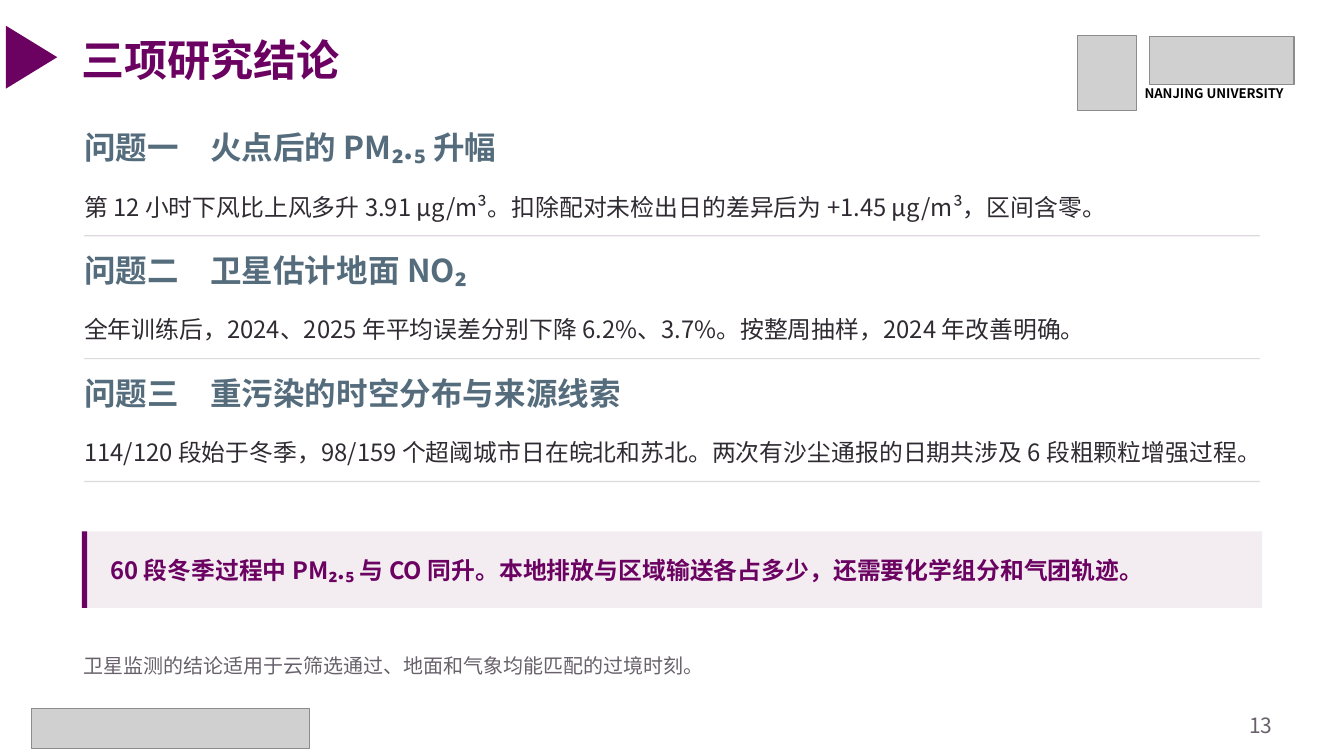
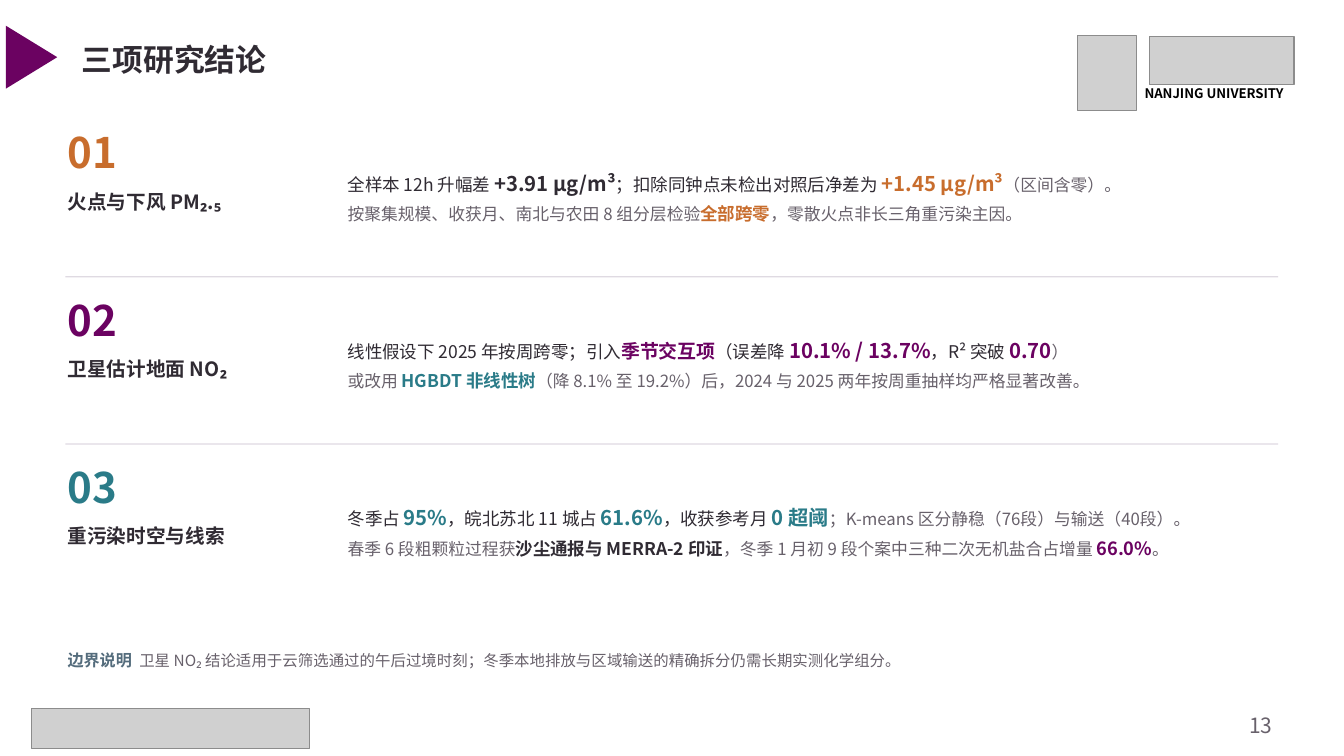
Before and after one commit to gxm-nju/china-air-pollution, a slide deck: slide 13 of docs/课堂展示.pptx. Drawn at 1344x756 pixels with LibreOffice and Linux fonts; fonts in the diff are those of the drawing; grey boxes stand for pictures. Boxes give left, top, right and bottom in pixels: in the first picture for what was removed or moved away, otherwise in the second. Text is boxed around its words. In the diff, an @@ line names an element or a change of style, - is before the commit and + after.

Commit message:
更新14页课堂汇报PPT、最终版研究报告、补充对照实验与三年核心图表

```diff
--- a/docs/课堂展示.pptx
+++ b/docs/课堂展示.pptx
@@ text "三项研究结论" at [82,44,266,74]: size 30.8 to 22 pt, text colour #6B0261 to #302B33 @@
@@ text added at [68,136,118,169], 30 pt, text #C86D2D, bold @@
+01
@@ text removed at [84,132,496,164] @@
-问题一 火点后的 PM₂.₅ 升幅
@@ text added at [348,173,1121,222], 12 pt, text #68616B @@
+全样本 12h 升幅差 +3.91 µg/m³；扣除同钟点未检出对照后净差为 +1.45 µg/m³（区间含零）。
+按聚集规模、收获月、南北与农田 8 组分层检验全部跨零，零散火点非长三角重污染主因。
@@ text added at [68,192,221,212], 14 pt, text #302B33, bold @@
+火点与下风 PM₂.₅
@@ text removed at [84,195,1106,222] @@
-第 12 小时下风比上风多升 3.91 µg/m³。扣除配对未检出日的差异后为 +1.45 µg/m³，区间含零。
@@ rectangle at [66,276,1278,277]: fill #DED8DF to #DFDAE2 @@
@@ rectangle: place and size @@
-rectangle at [84,235,1260,236]
+rectangle at [66,276,1278,277]
@@ text added at [68,304,118,337], 30 pt, text #6B0261, bold @@
+02
@@ text removed at [84,318,1085,340] @@
-全年训练后，2024、2025 年平均误差分别下降 6.2%、3.7%。按整周抽样，2024 年改善明确。
@@ text "卫星估计地面 NO₂" at [68,359,227,379]: vertical alignment middle to top @@
@@ text at [68,359,227,379]: text changed; size 22.5 to 14 pt; text colour #546C7C to #302B33 @@
-问题二 卫星估计地面 NO₂
+卫星估计地面 NO₂
@@ rectangle removed at [84,358,1260,359] @@
@@ text added at [348,342,1090,389], 12 pt, text #68616B @@
+线性假设下 2025 年按周跨零；引入季节交互项（误差降 10.1% / 13.7%，R² 突破 0.70）
+或改用 HGBDT 非线性树（降 8.1% 至 19.2%）后，2024 与 2025 两年按周重抽样均严格显著改善。
@@ rectangle: place and size @@
-rectangle at [84,481,1260,482]
+rectangle at [66,444,1278,445]
@@ rectangle at [66,444,1278,445]: fill #DED8DF to #DFDAE2 @@
@@ text removed at [84,441,1261,466] @@
-114/120 段始于冬季，98/159 个超阈城市日在皖北和苏北。两次有沙尘通报的日期共涉及 6 段粗颗粒增强过程。
@@ text added at [68,471,118,504], 30 pt, text #2A7B88, bold @@
+03
@@ text added at [348,508,1190,557], 12 pt, text #68616B @@
+冬季占 95%，皖北苏北 11 城占 61.6%，收获参考月 0 超阈；K-means 区分静稳（76段）与输送（40段）。
+春季 6 段粗颗粒过程获沙尘通报与 MERRA-2 印证，冬季 1 月初 9 段个案中三种二次无机盐合占增量 66.0%。
@@ text "重污染时空与线索" at [68,526,225,545]: vertical alignment middle to top @@
@@ text at [68,526,225,545]: text changed; size 22.5 to 14 pt; text colour #546C7C to #302B33 @@
-问题三 重污染的时空分布与来源线索
+重污染时空与线索
@@ rectangle removed at [82,531,1262,608] @@
@@ rectangle removed at [82,531,87,608] @@
@@ text removed at [110,558,1144,583] @@
-60 段冬季过程中 PM₂.₅ 与 CO 同升。本地排放与区域输送各占多少，还需要化学组分和气团轨迹。
@@ text at [68,652,900,668]: text changed; size 14.2 to 11 pt @@
-卫星监测的结论适用于云筛选通过、地面和气象均能匹配的过境时刻。
+边界说明 卫星 NO₂ 结论适用于云筛选通过的午后过境时刻；冬季本地排放与区域输送的精确拆分仍需长期实测化学组分。
```
Also in this commit, not shown: 4 other slides changed, 7 slides added, 6 slides removed, 19 other files.
